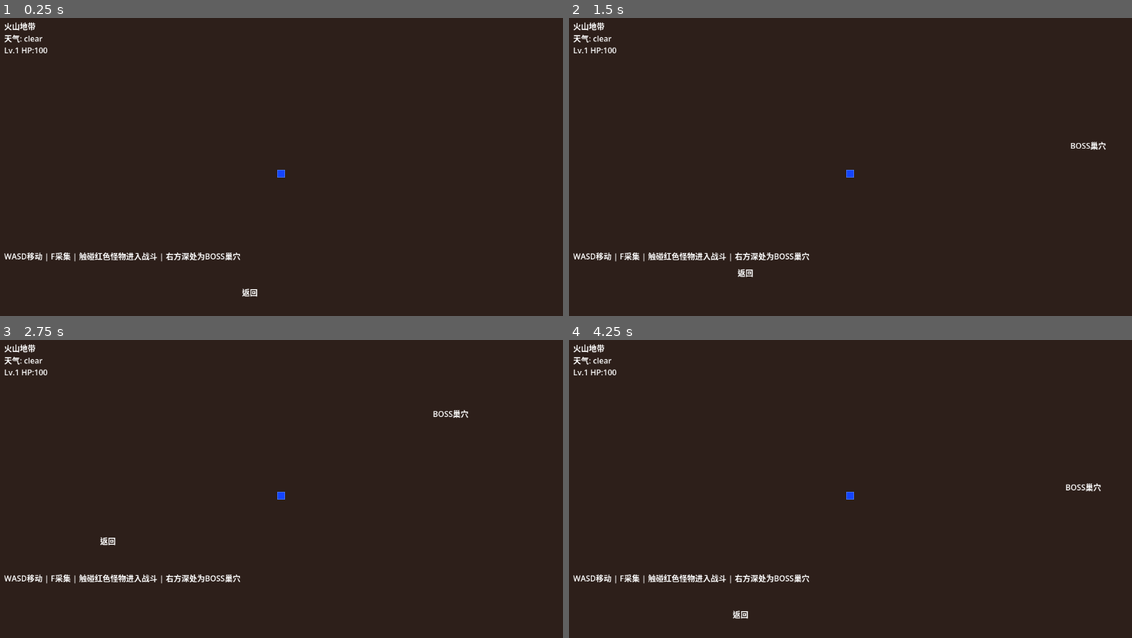
Above: before the commit, frames 1-4 (two rows, left to right).
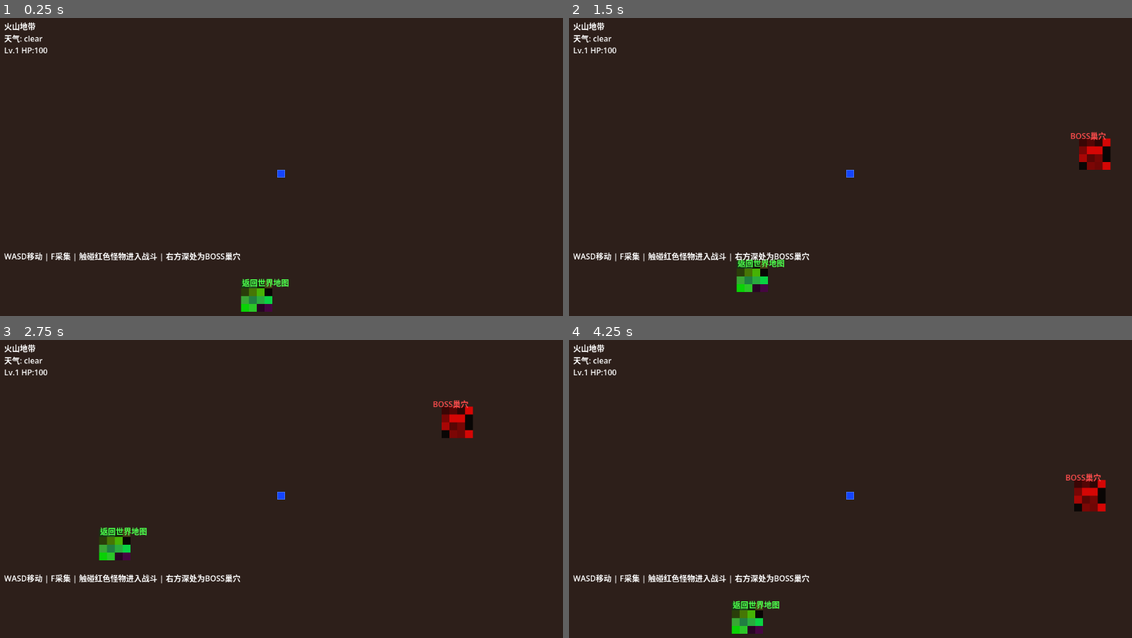
Above: after the commit, the same moments.

Repository: Dzcdzc2001/vibejam2026
Game: Godot game, scene res://scenes/volcano_region.tscn
Same seed, same stepped clock (60 frames per second), same inputs: the game is played once before the commit and once after it. This scene is started directly instead of the project's main scene.
Inputs (mouse positions are in pixels of both pictures, inside the frame that each line leads up to):
- Up to frame 1 (0.25 s): no input
- Up to frame 2 (1.5 s): tap Enter at 0.5 s; move the mouse to (974, 158) at 0.52 s; hold Right (ui_right) 0.53-1.28 s; tap 1 at 0.6 s; click (974, 158) at 0.67 s; move the mouse to (737, 190) at 1.27 s; hold Down (ui_down) from 1.28 s (still down); tap 2 at 1.35 s
- Up to frame 3 (2.75 s): move the mouse to (337, 426) at 2.02 s; release Down (ui_down) at 2.03 s; hold Right (ui_right) from 2.03 s (still down); tap 3 at 2.1 s
- Up to frame 4 (4.25 s): move the mouse to (822, 560) at 2.77 s; release Right (ui_right) at 2.78 s; hold Up (ui_up) 2.78-3.53 s; tap 4 at 2.85 s; click (822, 560) at 2.92 s; move the mouse to (1019, 542) at 3.52 s; hold Left (ui_left) from 3.53 s (still down); tap F at 3.6 s

The runs differ from the first frame. In frame 1, 0.7% of the frame differs, in the area x 42-52%, y 87-99%; in frame 2, 1.3%; in frame 3, 1.3%; in frame 4, 1.4%, in the area x 28-96%, y 44-99%.

Commit message:
fix: add visible colored indicators to BossLair and Exit triggers in VolcanoRegion

Diff:
--- a/bianjingyuanzheng/scenes/volcano_region.tscn
+++ b/bianjingyuanzheng/scenes/volcano_region.tscn
@@ -158,9 +158,17 @@
 [node name="CollisionShape2D" type="CollisionShape2D" parent="Triggers/BossLairTrigger"]
 shape = SubResource("RectShape64")
 
+[node name="BossSprite" type="Sprite2D" parent="Triggers/BossLairTrigger"]
+texture = ExtResource("3")
+region_enabled = true
+region_rect = Rect2(0, 0, 64, 64)
+modulate = Color(1.0, 0.0, 0.0, 0.8)
+scale = Vector2(1.0, 1.0)
+
 [node name="BossLabel" type="Label" parent="Triggers/BossLairTrigger"]
-position = Vector2(-50, -30)
+position = Vector2(-50, -50)
 text = "BOSS巢穴"
+modulate = Color(1.0, 0.3, 0.3, 1.0)
 
 [node name="ExitTrigger" type="Area2D" parent="Triggers"]
 position = Vector2(50, 550)
@@ -168,9 +176,16 @@
 [node name="CollisionShape2D" type="CollisionShape2D" parent="Triggers/ExitTrigger"]
 shape = SubResource("RectShape64")
 
+[node name="ExitSprite" type="Sprite2D" parent="Triggers/ExitTrigger"]
+texture = ExtResource("3")
+region_enabled = true
+region_rect = Rect2(0, 0, 64, 64)
+modulate = Color(0.3, 1.0, 0.3, 0.8)
+
 [node name="ExitLabel" type="Label" parent="Triggers/ExitTrigger"]
-position = Vector2(-30, -20)
-text = "返回"
+position = Vector2(-30, -40)
+text = "返回世界地图"
+modulate = Color(0.3, 1.0, 0.3, 1.0)
 
 [node name="HUD" type="CanvasLayer" parent="."]
 layer = 1
